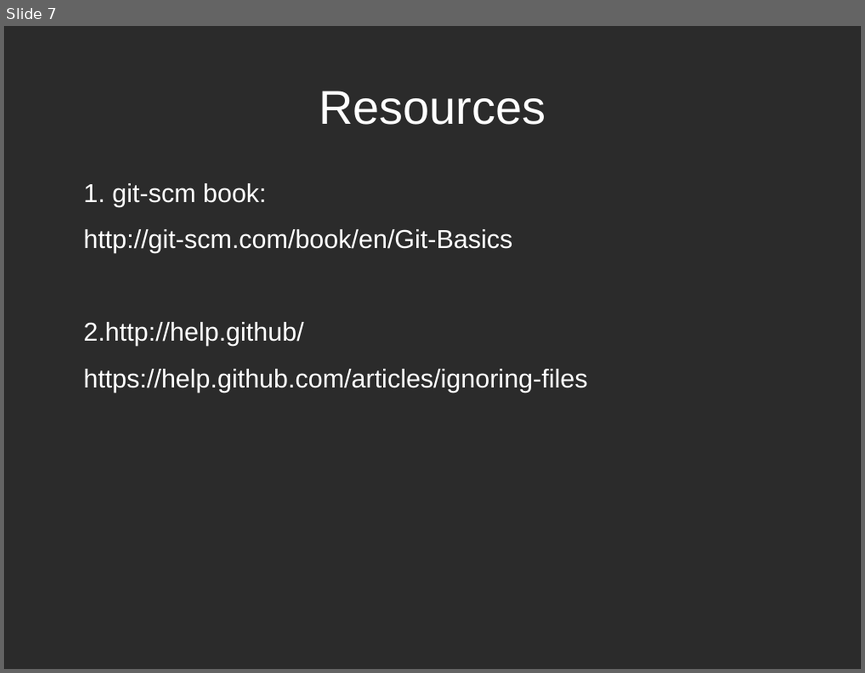
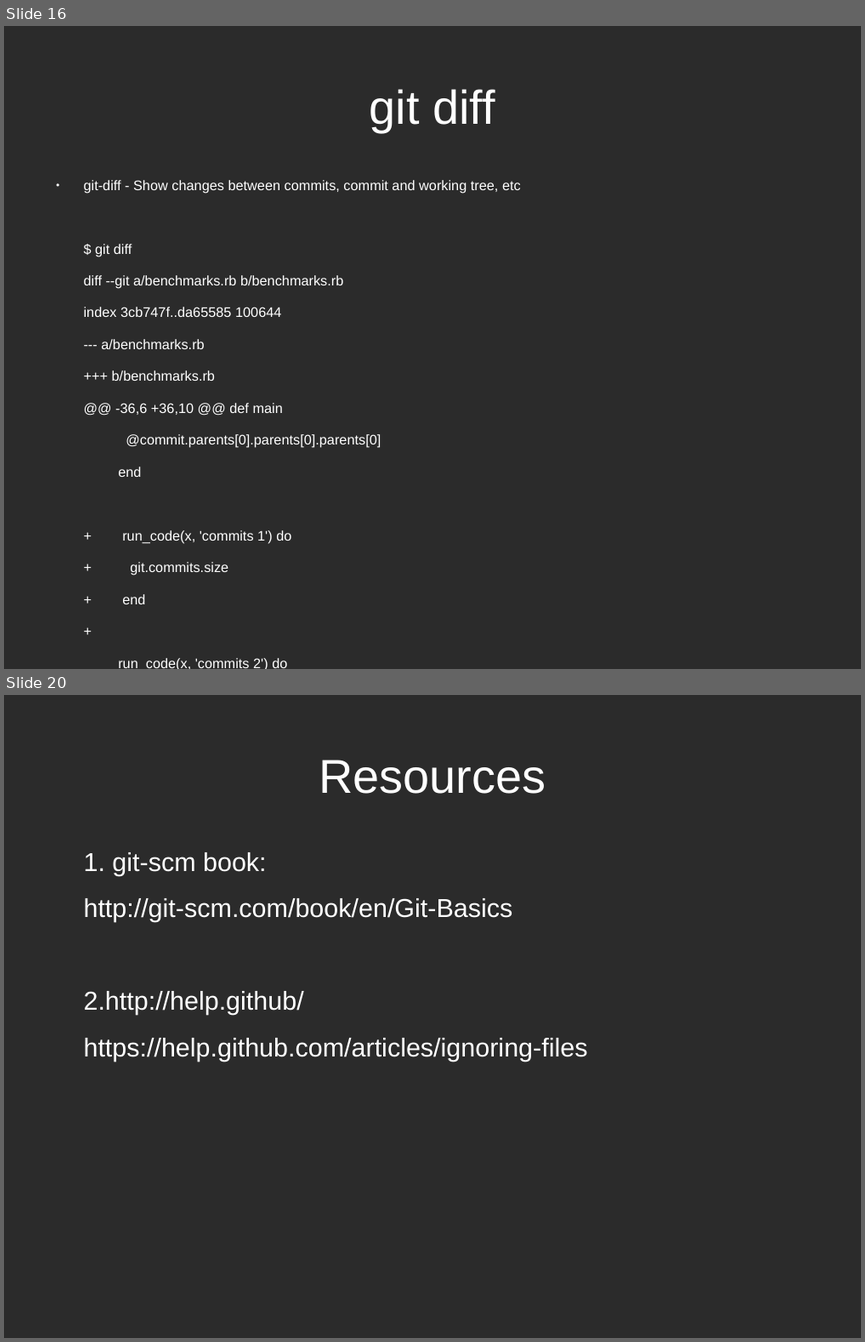
Before and after one commit to ECSIG/presentations, a slide deck: git_workshop/git_basic/Git Presentation.odp. Shown one above the other, each under a label of ours: slide 7 before the commit, slides 16 and 20 after it; the slides between them are not shown. The pictures are 865x673 and 865x1342 pixels, drawn with LibreOffice and Linux fonts; fonts in the diff are those of the drawing; background and template pictures are left out; a plain dark background stands for a picture behind light text. Boxes give left, top, right and bottom in pixels: in the first picture for what was removed or moved away, otherwise in the second. Text is boxed around its words. In the diff, an @@ line names an element or a change of style, - is before the commit and + after.

```diff
--- a/git_workshop/git_basic/Git Presentation.odp
+++ b/git_workshop/git_basic/Git Presentation.odp
@@ slide 16 added at <box>4,26,861,669</box>, background picture (left out) @@
@@ title added at <box>370,89,494,132</box>, 44 pt, text #FFFFFF @@
+git diff
@@ text added at <box>84,180,521,669</box>, 12.8 pt, text #FFFFFF @@
+● git-diff - Show changes between commits, commit and working tree, etc
+$ git diff
+diff --git a/benchmarks.rb b/benchmarks.rb
+index 3cb747f..da65585 100644
+--- a/benchmarks.rb
++++ b/benchmarks.rb
+@@ -36,6 +36,10 @@ def main
+@commit.parents[0].parents[0].parents[0]
+end
++ run_code(x, 'commits 1') do
++ git.commits.size
++ end
++
+run_code(x, 'commits 2') do
+log = git.commits('master', 15)
+log.size
@@ what was slide 7 is now slide 20 @@
```
Also in this commit, not shown: 2 slides changed, 14 other slides added, 2 slides removed, 1 other file.
